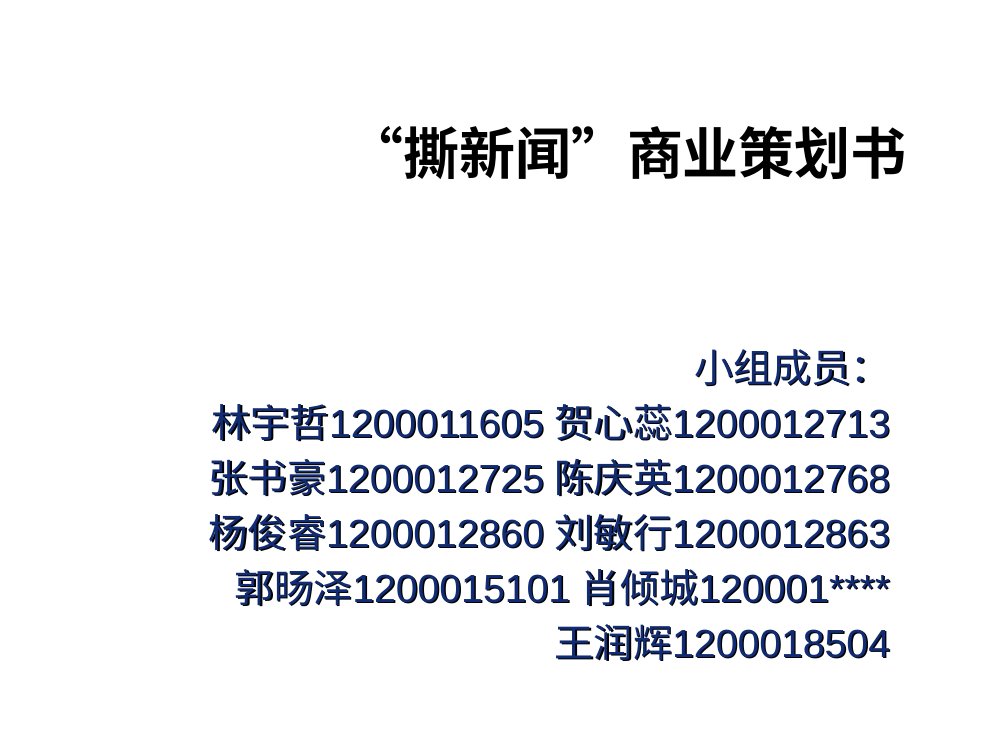
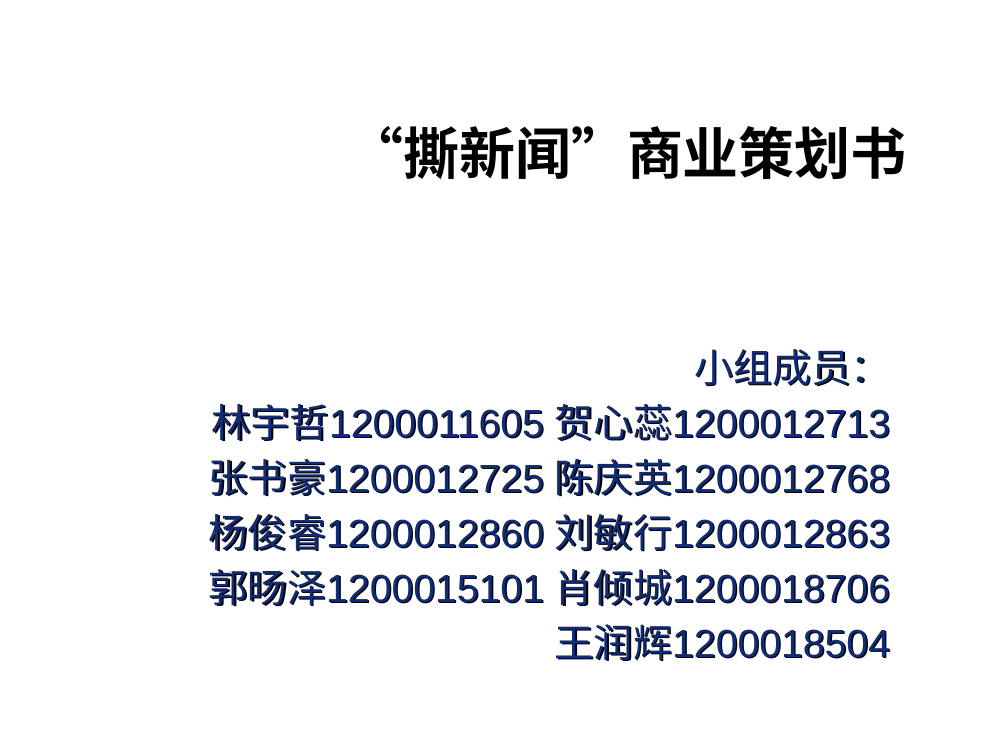
Before and after one commit to SiXinWen/Presentation, a slide deck: slide 1 of 撕新闻.pptx. Drawn at 1008x756 pixels with LibreOffice and Linux fonts; fonts in the diff are those of the drawing; background and template pictures are left out. Boxes give left, top, right and bottom in pixels: in the first picture for what was removed or moved away, otherwise in the second. Text is boxed around its words. In the diff, an @@ line names an element or a change of style, - is before the commit and + after.

Commit message:
Add Shaw‘s student ID

```diff
--- a/撕新闻.pptx
+++ b/撕新闻.pptx
@@ subtitle at <box>209,569,890,607</box>: text changed @@
-郭旸泽1200015101 肖倾城120001****
+郭旸泽1200015101 肖倾城1200018706
```
